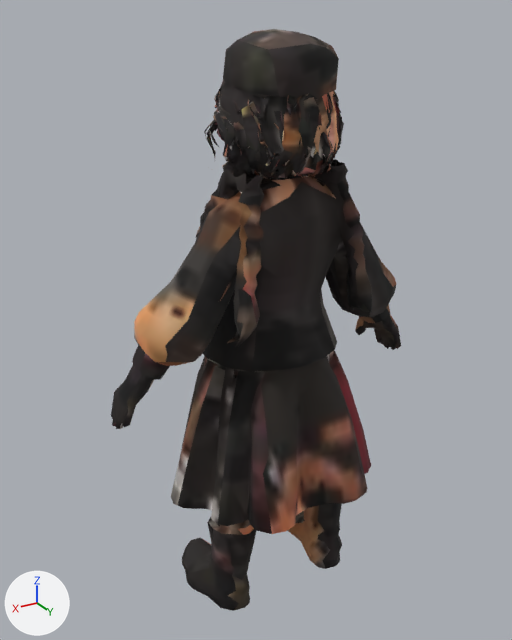
Two versions of the glTF model public/assets/nalati/models/people/faces-paint/child.gen.phone.glb, one commit apart.
Before and after are seen from a camera (50 mm lens) standing at (0.692, 1.086, 1.173) and looking at (0.021, -0.032, 0.614). The axes (+X, +Y, +Z) are drawn at lower left. The lights are the same throughout. The picture after the commit comes second. Where no turn or scale is listed for an object, it has been applied to the vertices. Vertices at exactly the same position are counted once.

In view in the first picture: 'child.raw'.
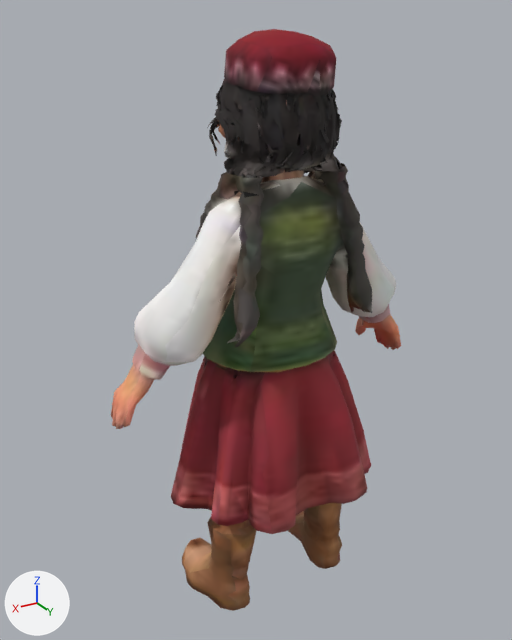
Location of each change, [x1, y1, x2, y2] in pixels of the pictures (512 x 640 px; the box of a moved part takes in the faces that stretch with it):
part 1 of me_child_raw, moved or reshaped
    before: [204, 29, 348, 186]
    after: [207, 29, 348, 186]
part 2 of me_child_raw, surface changed (lighter)
    both: [111, 29, 401, 611]

Diff of the bpy script that builds the scene:
```diff
--- a/public/assets/nalati/models/people/faces-paint/child.gen.phone.glb.py
+++ b/public/assets/nalati/models/people/faces-paint/child.gen.phone.glb.py
@@ me_child_raw @@
 # used by ob_child_raw; location = (-0.001, 0.001, 0.576)
-me_child_raw.from_pydata(...)  # 3758 vertices, 8107 faces; spans x -0.336..0.336, y -0.185..0.185, z -0.575..0.575
+me_child_raw.from_pydata(...)  # 3673 vertices, 7699 faces; spans x -0.336..0.336, y -0.185..0.185, z -0.575..0.575
+# me_child_raw part 1: 303 vertices moved from x -0.118..0.112, y -0.101..0.118, z 0.345..0.575 to x -0.115..0.113, y -0.099..0.114, z 0.329..0.575; 1441 vertices removed from x -0.126..0.121, y -0.106..0.126, z 0.321..0.558; 1359 vertices added at x -0.124..0.117, y -0.104..0.118, z 0.312..0.559
+# me_child_raw part 2: 4343 kept faces spanning x -0.336..0.336, y -0.185..0.185, z -0.575..0.575 get new texture (UV) coordinates
+# other edits to the shape of me_child_raw do not show in these pictures
 me_child_raw.materials.append(mat_atlas_001)
```
